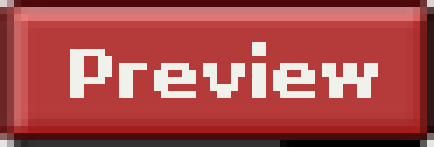
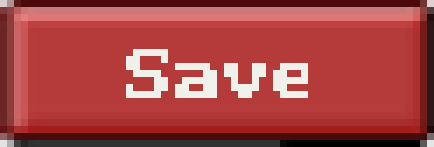
Layers edited between the first and the second 434 × 147 image:
hid "Preview" over left=70, top=42, right=378, bottom=98
added layer "Save" above "Add" over left=126, top=49, right=266, bottom=98
